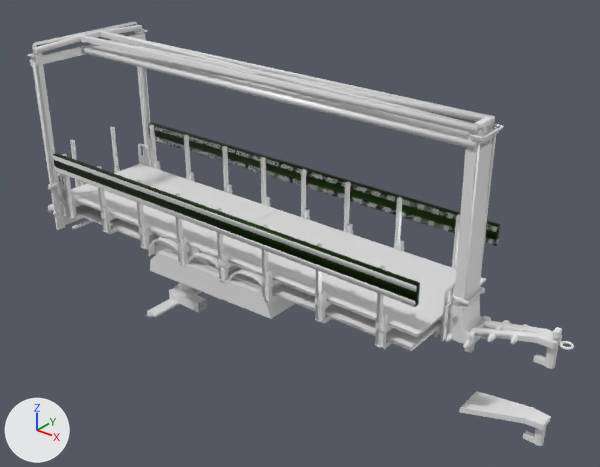
What one commit did to the FBX model pup_trailer/meshes/trucks/tuning/pup4.fbx.
Rendered twice from a 50 mm camera at (0.0584, -0.1285, 0.0948) aimed at (-0.047, 0.0032, 0.0132). The axes (+X, +Y, +Z) are drawn at lower left. The lights are the same throughout. Where no turn or scale is listed for an object, it has been applied to the vertices. Vertices at the same position are counted once.

In view in the first picture: 'cdt_Arm.003', 'cdt_Body.147', 'cdt_Hitch.010', 'cdt_Lift.011', 'cdt_Loop.001', 'pup.001', 'puplift.001', 'top.029'.
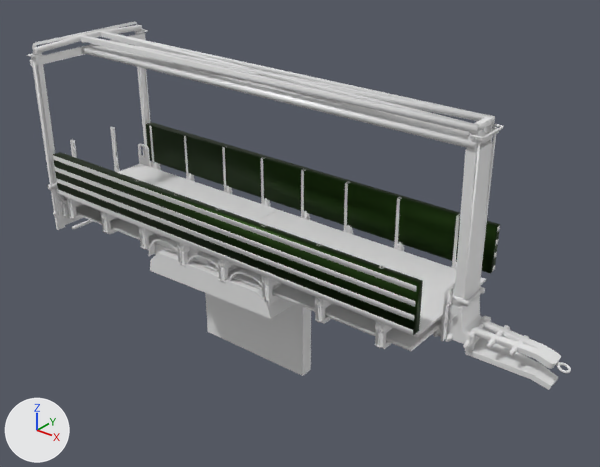
Commit message: Modify pup trailer to not be trainable

Location of each change, (x1, y1, x2, y2) in pixels of the pictures (600 x 467 px; the box of a moved part takes in the faces that stretch with it):
'pup.001', reshaped: before (27, 21, 574, 369); after (27, 21, 571, 373)
'cdt_Body.147', reshaped (14% wider, 13% taller): before (30, 33, 493, 349); after (30, 33, 558, 390)
'top.029', reshaped (10% taller): before (34, 25, 500, 307); after (34, 25, 500, 335)
'cdt_Thump.002', moved, turned (not visible before): after (205, 293, 311, 376)
'cdt_Arm.003', deleted: before (459, 391, 551, 446)
'cdt_Hitch.010', deleted: before (145, 283, 222, 318)
'cdt_Loop.001', deleted: before (552, 327, 562, 339)
part 1 of me_cube_292, added: after (465, 338, 558, 390)
part 2 of me_cube_082, moved or reshaped: before (53, 153, 420, 307); after (53, 152, 423, 335)
part 3 of me_cube_082, moved or reshaped: before (148, 122, 500, 246); after (146, 122, 500, 273)
part 4 of me_cube_212, added: after (56, 178, 414, 321)
part 5 of me_cube_212, added: after (58, 190, 413, 335)
part 6 of me_cube_107, moved or reshaped: before (471, 319, 562, 349); after (471, 319, 561, 369)
part 7 of me_cube_107, moved or reshaped: before (559, 341, 574, 350); after (557, 362, 571, 373)
part 8 of me_cube_107, moved or reshaped: before (487, 320, 511, 342); after (487, 325, 510, 348)
part 9 of me_cube_107, moved or reshaped: before (512, 324, 529, 344); after (513, 335, 530, 354)
part 10 of me_cube_107, moved or reshaped: before (510, 337, 515, 344); after (510, 347, 516, 355)
part 11 of me_cube_107, deleted: before (46, 181, 558, 369)

The change, as a list of edits to the scene's bpy script:
```text
Change me_cube_212:
    where me_cube_212.from_pydata(...)  # 88 vertices, 68 faces; spans x -0.068..0.0398, y 0.0025..0.0346, z -0.0005..0.0308
    me_cube_212 part 4: the loose piece of 8 vertices spanning x -0.0662..0.0376, y 0.0025..0.0036, z -0.0005..0.0009 is copied, and the copy is moved by (0.0, 0.0, -0.003); it spans x -0.0662..0.0376, y 0.0025..0.0036, z -0.0035..-0.0021
    me_cube_212 part 5: the loose piece of 8 vertices spanning x -0.0662..0.0376, y 0.0025..0.0036, z -0.0005..0.0009 is copied, and the copy is moved by (0.0, 0.0, -0.006); it spans x -0.0662..0.0376, y 0.0025..0.0036, z -0.0065..-0.0051
Change me_cube_292:
    where me_cube_292.from_pydata(...)  # 716 vertices, 552 faces; spans x -0.1186..0.0003, y -0.0169..0.0169, z 0.0115..0.0583
    verts and faces of me_cube_292; kept vertices keep their numbers, new ones are numbered from 716
    me_cube_292 part 1
    add verts[716] = (-0.001, -0.0035, 0.015)  # pixel (464, 353)
    add verts[717] = (-0.001, 0.0035, 0.015)
    add verts[718] = (0.0156, -0.0017, 0.0131)  # pixel (548, 389)
    add verts[719] = (0.0156, 0.0016, 0.0131)  # pixel (556, 381)
    add for new, old in zip([*range(720, 724)], [*range(716, 720)]): verts[new] = verts[old] + (0.0004, 0.0, 0.0011)
    add verts[724] = (0.0146, -0.0009, 0.0134)
    add verts[725] = (0.0153, -0.0006, 0.0132)
    add verts[726] = (0.014, -0.0006, 0.0136)
    add verts[727] = (0.0137, 0.0001, 0.0137)
    add verts[728] = (0.014, 0.0007, 0.0136)
    add verts[729] = (0.0146, 0.001, 0.0134)
    add verts[730] = (0.0153, 0.0007, 0.0132)
    add verts[731] = (0.0156, 0.0001, 0.0131)  # pixel (552, 385)
    add verts[732] = (0.0122, -0.0021, 0.0141)  # pixel (530, 379)
    add verts[733] = (0.0124, -0.0021, 0.0153)  # pixel (532, 374)
    add verts[734] = (0.0122, 0.002, 0.0141)
    add verts[735] = (0.0124, 0.002, 0.0153)  # pixel (542, 364)
    add faces += [(724, 725, 731, 730, 729, 728, 727, 726), (716, 732, 733, 720), (716, 720, 721, 717), (716, 717, 734, 732), (718, 732, 734, 719), (718, 722, 733, 732)]  # mat_lift_mat_006 (its picture is missing)
    add faces += [(717, 721, 735, 734), (719, 734, 735, 723), (720, 733, 735, 721), (722, 723, 735, 733), (718, 719, 723, 722)]  # mat_lift_mat_006 (its picture is missing)
Change me_cube_107:
    remove me_cube_107.from_pydata(...)  # 27967 vertices, 22391 faces; spans x -0.1212..0.0184, y -0.0179..0.0178, z 0.0114..0.0616
    add me_cube_107.from_pydata(...)  # 27251 vertices, 21661 faces; spans x -0.1123..0.0185, y -0.0179..0.0178, z 0.0114..0.0616
    me_cube_107 part 6: the loose piece of 56 vertices spanning x -0.0006..0.0156, y -0.0024..0.0023, z 0.0192..0.0234 is turned 16 degrees about the y axis through its middle, then moved by (0.0001, 0.0, -0.0021)
    me_cube_107 part 7: the loose piece of 168 vertices spanning x 0.0158..0.0184, y -0.0013..0.0013, z 0.0225..0.023 is turned 16 degrees about the y axis through its middle, then moved by (0.0002, 0.0, -0.0048)
    me_cube_107 part 8: the loose piece of 16 vertices spanning x 0.0035..0.0045, y -0.0041..0.004, z 0.0202..0.0214 is turned 16 degrees about the y axis through its middle, then moved by (0.0001, 0.0, -0.0011)
    me_cube_107 part 9: the loose piece of 16 vertices spanning x 0.0077..0.0087, y -0.0035..0.0033, z 0.0212..0.0225 is turned 16 degrees about the y axis through its middle, then moved by (0.0003, 0.0, -0.0023)
    me_cube_107 part 10: the loose piece of 6 vertices spanning x 0.0078..0.0087, y -0.0035..-0.0028, z 0.0212..0.0225 is turned 16 degrees about the y axis through its middle, then moved by (0.0003, 0.0, -0.0023)
    me_cube_107 part 11: 28 loose pieces with 676 vertices, spanning x -0.1212..0.0156, y -0.013..0.0129, z 0.0126..0.0221, are deleted
Change me_cube_082:
    where me_cube_082.from_pydata(...)  # 596 vertices, 446 faces; spans x -0.1147..-0.0049, y -0.0162..0.016, z 0.0167..0.0347
    me_cube_082 part 2
    me_cube_082.vertices[580].co: (-0.1091, -0.015, 0.0302) -> (-0.1091, -0.0141, 0.0242)
    me_cube_082.vertices[581].co: (-0.0054, -0.015, 0.0299) -> (-0.0054, -0.0141, 0.024)  # pixel (418, 304) -> pixel (419, 330)
    me_cube_082.vertices[582].co: (-0.1091, -0.0162, 0.0302) -> (-0.1091, -0.0162, 0.0242)  # pixel (55, 171) -> pixel (58, 193)
    me_cube_082.vertices[583].co: (-0.1091, -0.015, 0.0347) -> (-0.1091, -0.0141, 0.0347)  # pixel (56, 153) -> pixel (59, 152)
    me_cube_082.vertices[585].co: (-0.0054, -0.015, 0.0344) -> (-0.0054, -0.0141, 0.0344)  # pixel (420, 282) -> pixel (422, 280)
    me_cube_082.vertices[587].co: (-0.0054, -0.0161, 0.0299) -> (-0.0054, -0.0161, 0.024)  # pixel (415, 307) -> pixel (413, 335)
    me_cube_082 part 3: 6 of 596 vertices moved; they spanned x -0.1091..-0.0054, y 0.0148..0.016, z 0.0299..0.0347 and now span x -0.1091..-0.0054, y 0.0139..0.016, z 0.024..0.0347; mean shift (0.0, -0.0006, -0.004); largest move (-0.1091, 0.0148, 0.0302) -> (-0.1091, 0.0139, 0.0242)
Change ob_cdt_thump_002:
    ob_cdt_thump_002.rotation_euler: (1.571, 0.0, 0.0) -> (0.0, 0.0, 0.0)  # degrees (90, 0, 0) -> degrees (0, 0, 0)
    ob_cdt_thump_002.location: (-0.0009, 0.0, -0.0114) -> (-0.0009, -0.0134, -0.0114)
Remove ob_cdt_loop_001:
    ob_cdt_loop_001 = bpy.data.objects.new('cdt_Loop.001', me_cube_098)
Remove ob_cdt_arm_003:
    ob_cdt_arm_003 = bpy.data.objects.new('cdt_Arm.003', me_cube_106)
Remove ob_cdt_hitch_010:
    ob_cdt_hitch_010 = bpy.data.objects.new('cdt_Hitch.010', me_cube_054)
```
